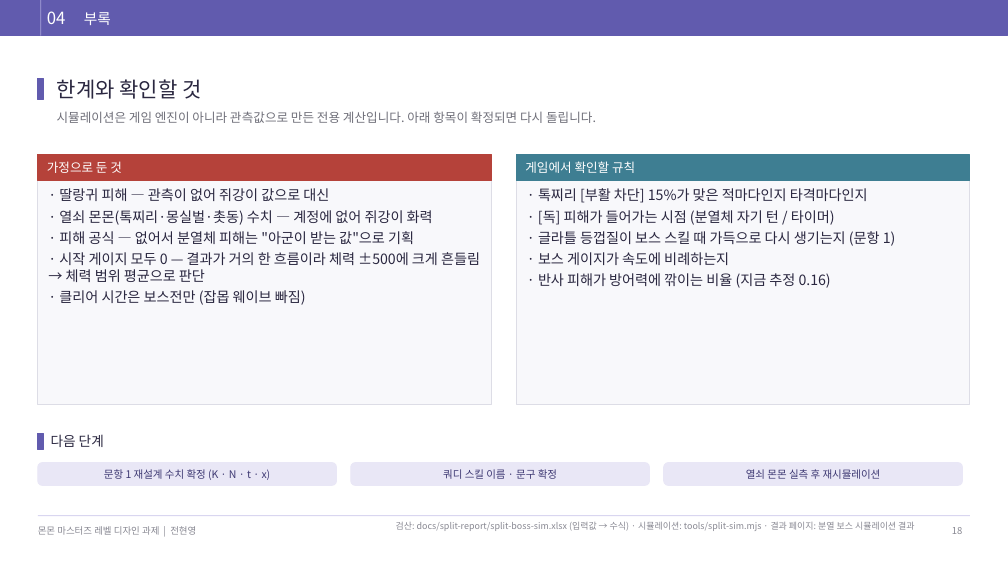
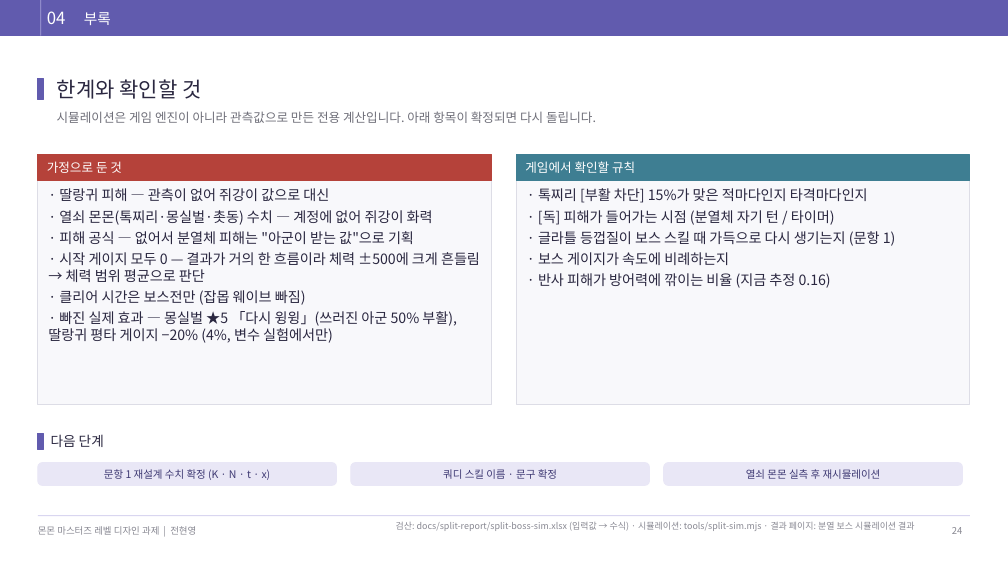
Before and after one commit to junhy96/MonMonCombat, a slide deck: slide 24 of docs/deck/monmon-assignment-draft.pptx (slide 18 before the commit). Drawn at 1008x567 pixels with LibreOffice and Linux fonts; fonts in the diff are those of the drawing. Boxes give left, top, right and bottom in pixels: in the first picture for what was removed or moved away, otherwise in the second. Text is boxed around its words. In the diff, an @@ line names an element or a change of style, - is before the commit and + after.

```diff
--- a/docs/deck/monmon-assignment-draft.pptx
+++ b/docs/deck/monmon-assignment-draft.pptx
@@ text at (x1=48, y1=311, x2=457, y2=343): paragraph added @@
+· 빠진 실제 효과 — 몽실벌 ★5 「다시 윙윙」(쓰러진 아군 50% 부활), 딸랑귀 평타 게이지 −20% (4%, 변수 실험에서만)
```
Also in this commit, not shown: 4 other slides changed, 6 slides added, 15 other files.
